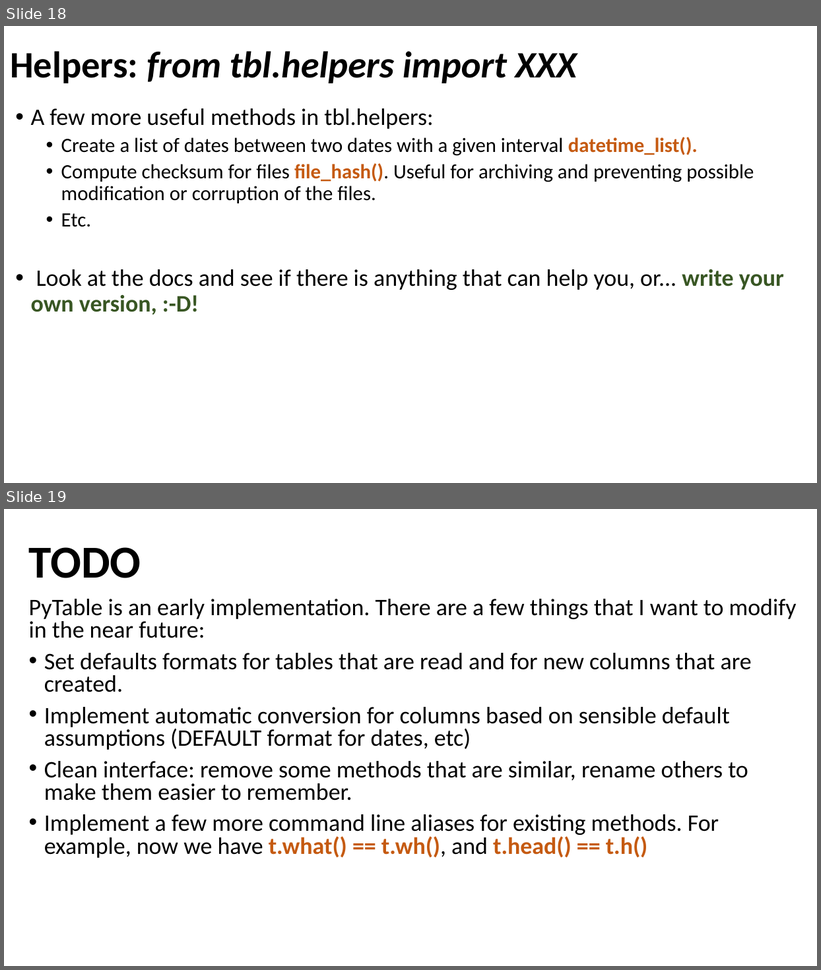
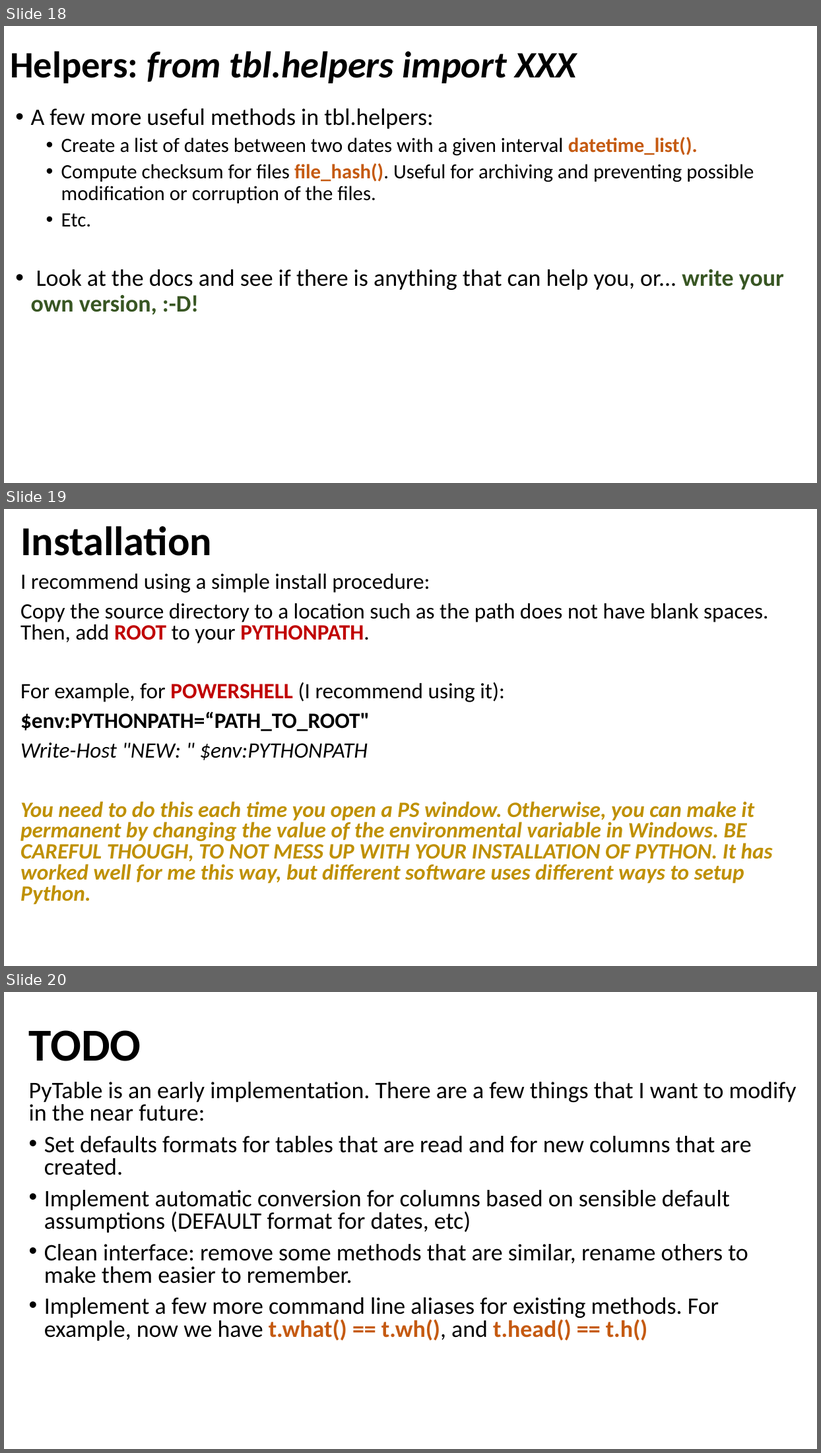
Before and after one commit to paulo-herrera/PyTable, a slide deck: others/PyTable_Intro.pptx. Shown one above the other, each under a label of ours: slides 18 and 19 before the commit, slides 18, 19 and 20 after it. The pictures are 821x970 and 821x1453 pixels, drawn with LibreOffice and Linux fonts; fonts in the diff are those of the drawing. Boxes give left, top, right and bottom in pixels: in the first picture for what was removed or moved away, otherwise in the second. Text is boxed around its words. In the diff, an @@ line names an element or a change of style, - is before the commit and + after.

Commit message:
Added installation instructions to PPT

```diff
--- a/others/PyTable_Intro.pptx
+++ b/others/PyTable_Intro.pptx
@@ slide 19 added at bbox=[4, 509, 817, 966], background #FFFFFF @@
@@ title added at bbox=[20, 526, 212, 556], 48.6 pt, text #000000, bold @@
+Installation
@@ text added at bbox=[20, 574, 773, 905], 25.9 pt, text #BF9000, bold, italic @@
+I recommend using a simple install procedure:
+Copy the source directory to a location such as the path does not have blank spaces. Then, add ROOT to your PYTHONPATH.
+For example, for POWERSHELL (I recommend using it):
+$env:PYTHONPATH=“PATH_TO_ROOT"
+Write-Host "NEW: " $env:PYTHONPATH
+You need to do this each time you open a PS window. Otherwise, you can make it permanent by changing the value of the environmental variable in Windows. BE CAREFUL THOUGH, TO NOT MESS UP WITH YOUR INSTALLATION OF PYTHON. It has worked well for me this way, but different software uses different ways to setup Python.
@@ what was slide 19 is now slide 20 @@
```
Also in this commit, not shown: 1 other file.
